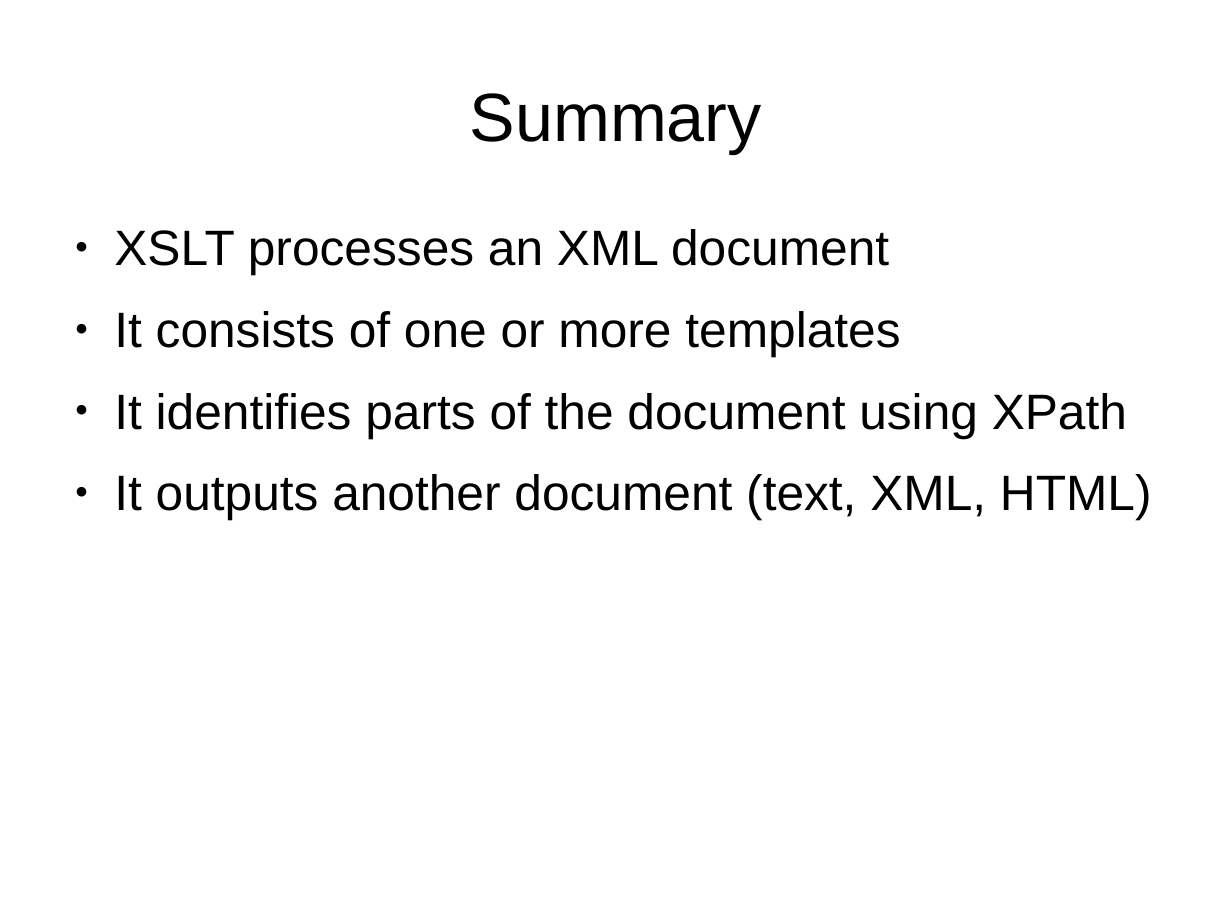
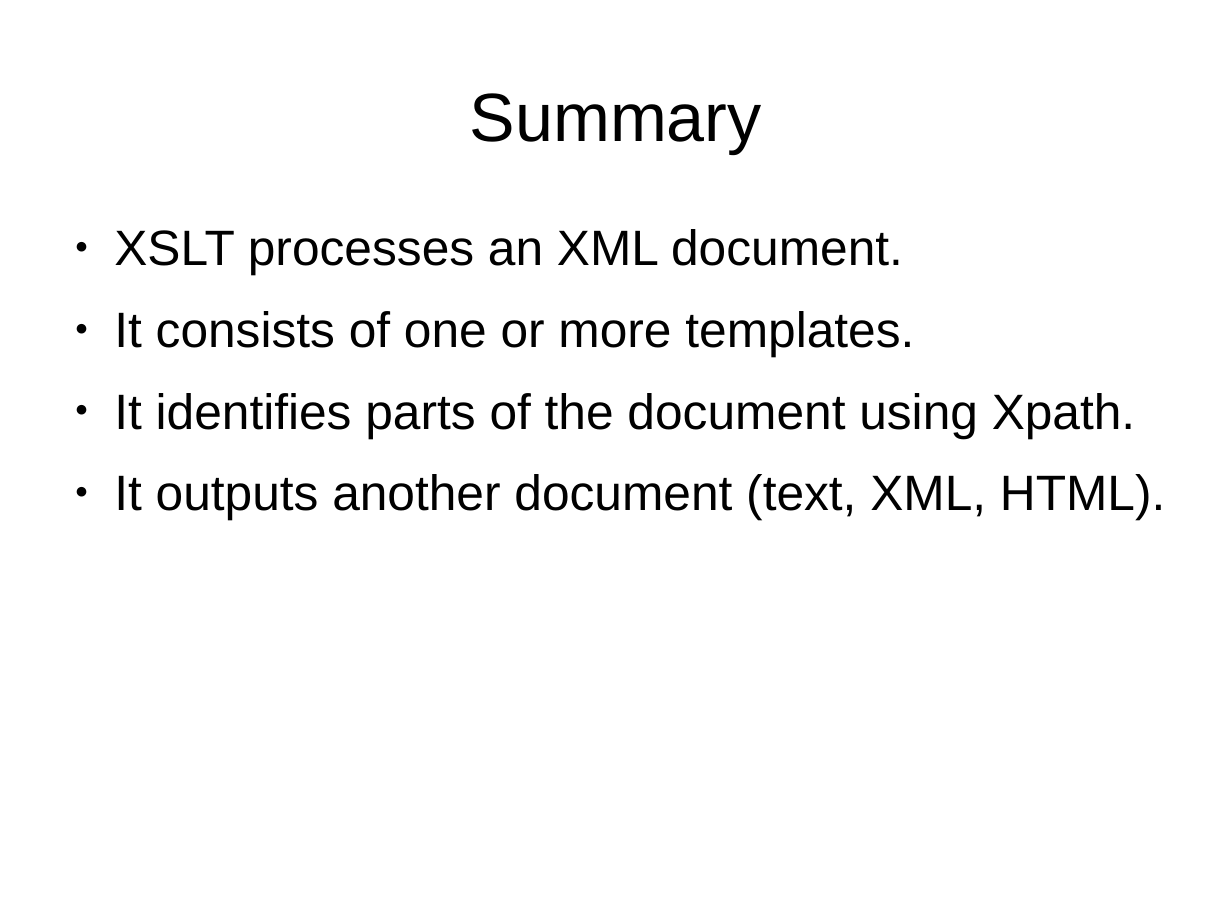
Before and after one commit to martindholmes/XSLT_workshops, a slide deck: slide 9 of intro/presentations/04_xslt_walkthrough.odp. Drawn at 1232x924 pixels with LibreOffice and Linux fonts; fonts in the diff are those of the drawing. Boxes give left, top, right and bottom in pixels: in the first picture for what was removed or moved away, otherwise in the second. Text is boxed around its words. In the diff, an @@ line names an element or a change of style, - is before the commit and + after.

```diff
--- a/intro/presentations/04_xslt_walkthrough.odp
+++ b/intro/presentations/04_xslt_walkthrough.odp
@@ text at <box>114,229,1166,520</box>: text changed @@
-● XSLT processes an XML document
-● It consists of one or more templates
-● It identifies parts of the document using XPath
-● It outputs another document (text, XML, HTML)
+● XSLT processes an XML document.
+● It consists of one or more templates.
+● It identifies parts of the document using Xpath.
+● It outputs another document (text, XML, HTML).
```
Also in this commit, not shown: 1 other file.
